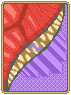
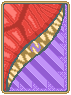
Layer changes from the first 71 x 95 image to the second:
added layer "Visible" above "border tarot" over 11, 16, 67, 89
hid "border tarot" over 11, 16, 67, 89
hid "border" over 11, 16, 67, 89
hid "Overconsumption", painted on it over 11, 16, 67, 89
